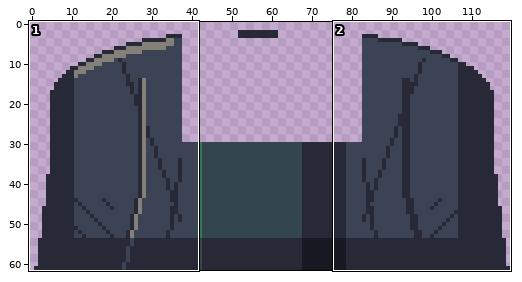
Pixel-art file, stored at art/src/torso/shelter-volunteer.aseprite. Above: a wide view before the commit, with the close-up outlined.
Close-up. The starting point:
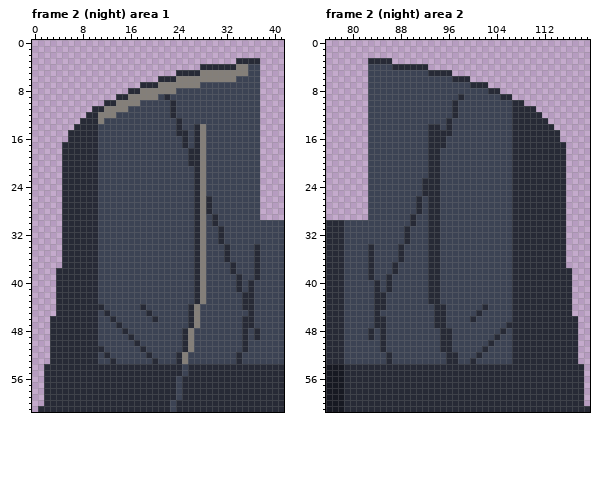
120x62 pixels, 2 frames. Shown: frame 2 (night) area 1: x 0..41, y 0..61; frame 2 (night) area 2: x 76..119, y 0..61. The commit also changed other frames or places, which this record leaves out.
Now the later version:
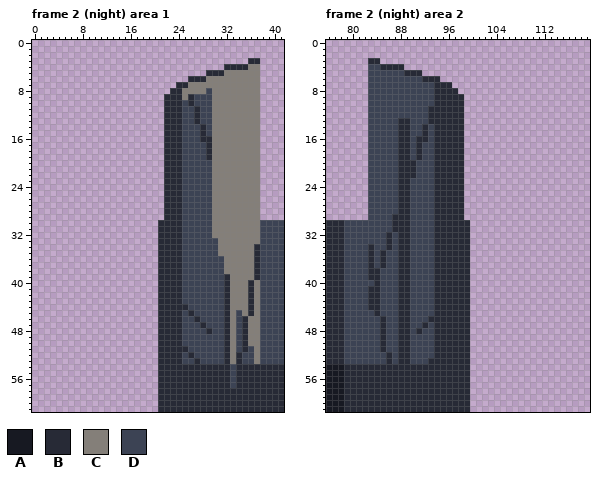
Palette (. is transparent): A #171922  B #272a36  C #847f79  D #3c4354
Edits made:
Changed rows in their new state; - is an unchanged pixel.
Frame 2 (night) area 1:
first column x 1:
 3 ---------------------------------..--
 4 ---------------------------....--BBCC
 5 -----------------------.....BBB----CC
 6 --------------------.....BBB-----CCCC
 7 -----------------......BB--CCCCCCCCCC
 8 ---------------.......BBCCCC-CCCCCCCC
 9 -------------........-BBCB---CCCCCCCC
10 -----------..........B-B-B---CCCCCCCC
11 ---------............B-B--B--CCCCCCCC
12 --------.............B-B--B--CCCCCCCC
13 -------..............BB---B--CCCCCCCC
14 ------...............BB---DB-CCCCCCCC
15 -----................BB-D-DB-CCCCCCCC
16 -----................BBBD-DBBCCCCCCCC
17 ----.................BBBD-DDBCCCCCCCC
18 ----.................BBB-DDDBCCCCCCCC
19 ----.................BBB-DDDBCCCCCCCC
20 ----.................BBB-DDD-CCCCCCCC
21 ----.................BBB--DD-CCCCCCCC
22 ----.................BBB--DD-CCCCCCCC
23 ----.................BBB--DD-CCCCCCCC
24 ----.................BBB--DD-CCCCCCCC
25 ----.................BBB--DD-CCCCCCCC
26 ----.................BBB--DDDCCCCCCCC
27 ----.................BBB--DDDCCCCCCCC
28 ----.................BBB--DDDCCCCCCCC
29 ----.................BBB--DD-CCCCCCCC
30 ----................BBBB--DD-CCCCCCCC
31 ----................BBBB--DD-CCCCCCCC
32 ----................BBBB--DD-CCCCCCCC
33 ----................BBBB--DD--CCCCCCC
34 ----................BBBB--DD--CCCCCC-
35 ----................BBBB--DD--CCCCCC-
36 ----................BBBB--DD---CCCCC-
37 ----................BBBB--DD---CCCCC-
38 ---.................BBBB--DD---CCCCC-
39 ---.................BBBB--DD---BCCCC-
40 ---.................BBBB--DD---BCCC-C
41 ---.................BBBB--DD---BCCC-C
42 ---.................BBBB--DD---BCCC-C
43 ---.................BBBB--DD---BCCC-C
44 ---.................BBBBBDD----BCCC-C
45 ---.................BBBB--D----BC-C-C
46 --..................BBBB-DB----BC--CC
47 --..................BBBB-DDB---BC--CC
48 --..................BBBBDD--B--BC--CC
49 --..................BBBBDD-----BC--CC
50 --..................BBBBDD-----BC--CC
51 --..................BBBB-D-----BC---C
52 --..................BBB-DB-----BC---C
53 --..................BBB-D-B----BC---C
54 -...................----B-------D----
55 -...................----B-------D----
56 -...................---B--------D----
57 -...................---B--------D----
58 -...................---B-------------
59 -...................---B-------------
60 -...................--B--------------
61 ....................--B--------------
Frame 2 (night) area 2:
first column x 83:
 3 --..---------------------------------
 4 --BB--....---------------------------
 5 ------BBB.....-----------------------
 6 ---------BBB.....--------------------
 7 -----------BBB......-----------------
 8 -----------BBBB.......---------------
 9 -----------BBBB-........-------------
10 -----------BBB-B..........-----------
11 ----------BBBB-B............---------
12 ----------BBBB-B.............--------
13 -----BB---BBB-BB..............-------
14 -----BB--BD-B-BB...............------
15 -----BB--BD---BB................-----
16 -----BB-BBD--BBB................-----
17 -----BB-B-D--BBB.................----
18 -----BB-B-D-BBBB.................----
19 -----BB-B-D-BBBB.................----
20 -----BBB--D-BBBB.................----
21 -----BBB--D-BBBB.................----
22 -----BBB--D-BBBB.................----
23 -----BB--DD-BBBB.................----
24 -----BB--DD-BBBB.................----
25 -----BB--DD-BBBB.................----
26 -----BB-D-D-BBBB.................----
27 -----BB-D-D-BBBB.................----
28 -----BB-D-D-BBBB.................----
29 ----BBBD--D-BBBB.................----
30 ----BBBD--D-BBBBB................----
31 ----BB----D-BBBBB................----
32 ---B-B----D-BBBBB................----
33 ---B-B----D-BBBBB................----
34 ---B--B---D-BBBBB................----
35 --B---B---D-BBBBB................----
36 --B---B---D-BBBBB................----
37 --B-DBB---D-BBBBB................----
38 -B--DBB---D-BBBBB.................---
39 -B-D-BB---D-BBBBB.................---
40 ---D-BB---D-BBBBB.................---
41 B--D-BB---D-BBBBB.................---
42 B-D--BB---D-BBBBB.................---
43 B-D--BB---D-BBBBB.................---
44 B-D--BB------BBBB.................---
45 -----BB------BBBB.................---
46 -D---BB---B--BBBB..................--
47 -D---BB--B---BBBB..................--
48 D----BB-B--B--BBB..................--
49 D----BB----B--BBB..................--
50 -----BB----B--BBB..................--
51 -----BB----B--BBB..................--
52 -----BB----BB--BB..................--
53 -----BB---BBB--BB..................--
54 -----------------...................-
55 -----------------...................-
56 -----------------...................-
57 -----------------...................-
58 -----------------...................-
59 -----------------...................-
60 -----------------...................-
61 -----------------....................
Boxes around the changes in both close-ups, in picture pixels (x1, y1, x2, y2):
changed: (38, 58, 260, 412)
changed: (368, 58, 590, 412)
